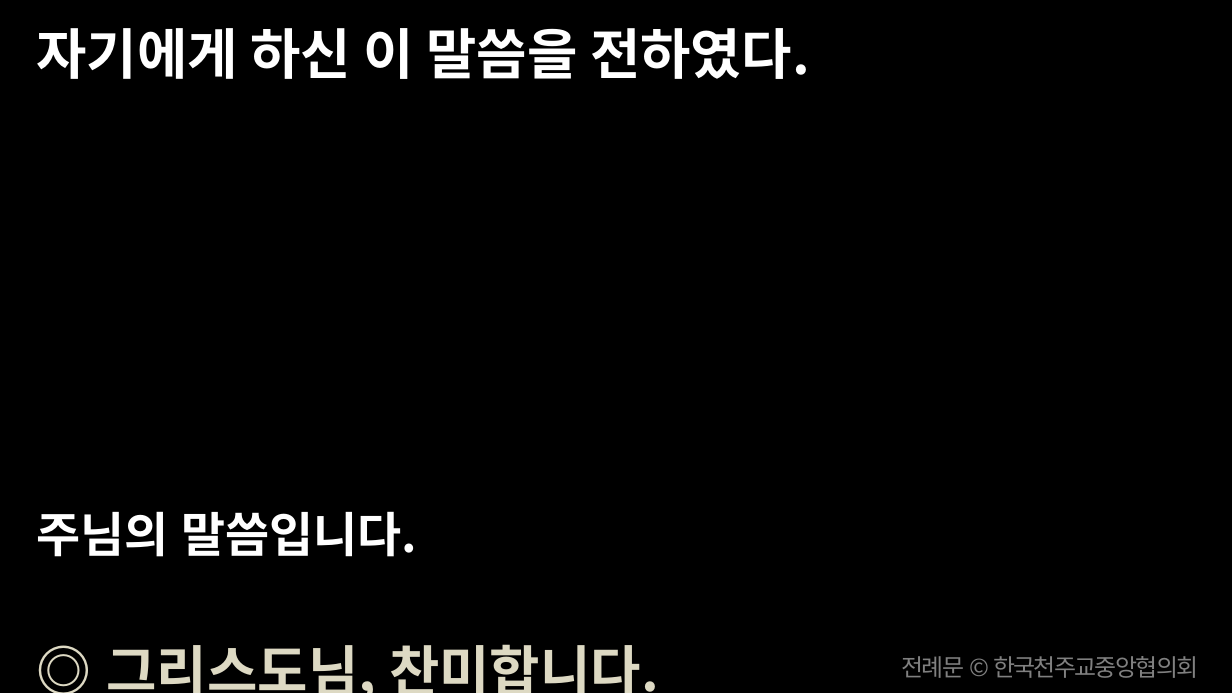
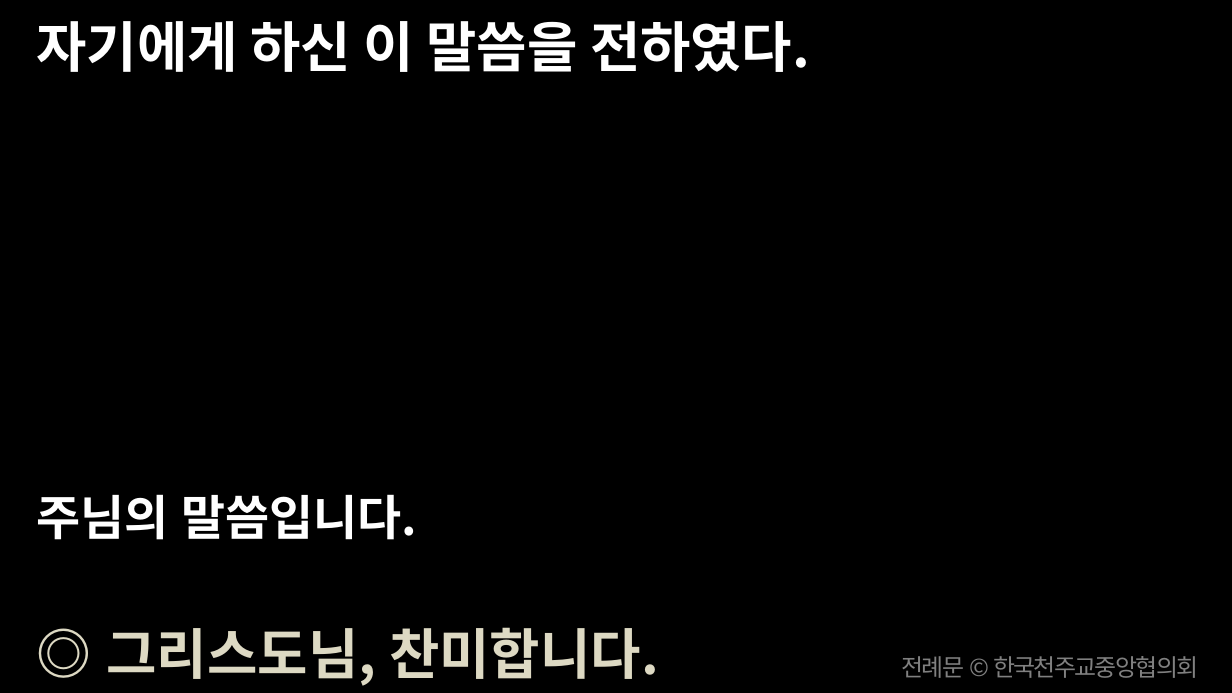
Before and after one commit to scottpark/missa_ppt, a slide deck: slide 34 of 20260722/20260722_성녀 마리아 막달레나 축일.pptx. Drawn at 1232x693 pixels with LibreOffice and Linux fonts; fonts in the diff are those of the drawing. Boxes give left, top, right and bottom in pixels: in the first picture for what was removed or moved away, otherwise in the second. Text is boxed around its words. In the diff, an @@ line names an element or a change of style, - is before the commit and + after.

```diff
--- a/20260722/20260722_성녀 마리아 막달레나 축일.pptx
+++ b/20260722/20260722_성녀 마리아 막달레나 축일.pptx
@@ text "자기에게 하신 이 말씀을 전하였다.": place and size @@
-text "자기에게 하신 이 말씀을 전하였다." at bbox=[37, 28, 810, 79]
+text "자기에게 하신 이 말씀을 전하였다." at bbox=[37, 21, 810, 72]
@@ text "자기에게 하신 이 말씀을 전하였다." at bbox=[37, 21, 810, 72]: less space between paragraphs @@
@@ text "주님의 말씀입니다." rewrapped from bbox=[36, 511, 659, 693] to bbox=[36, 494, 659, 686] @@
```
Also in this commit, not shown: 11 other slides changed, 9 other files.
